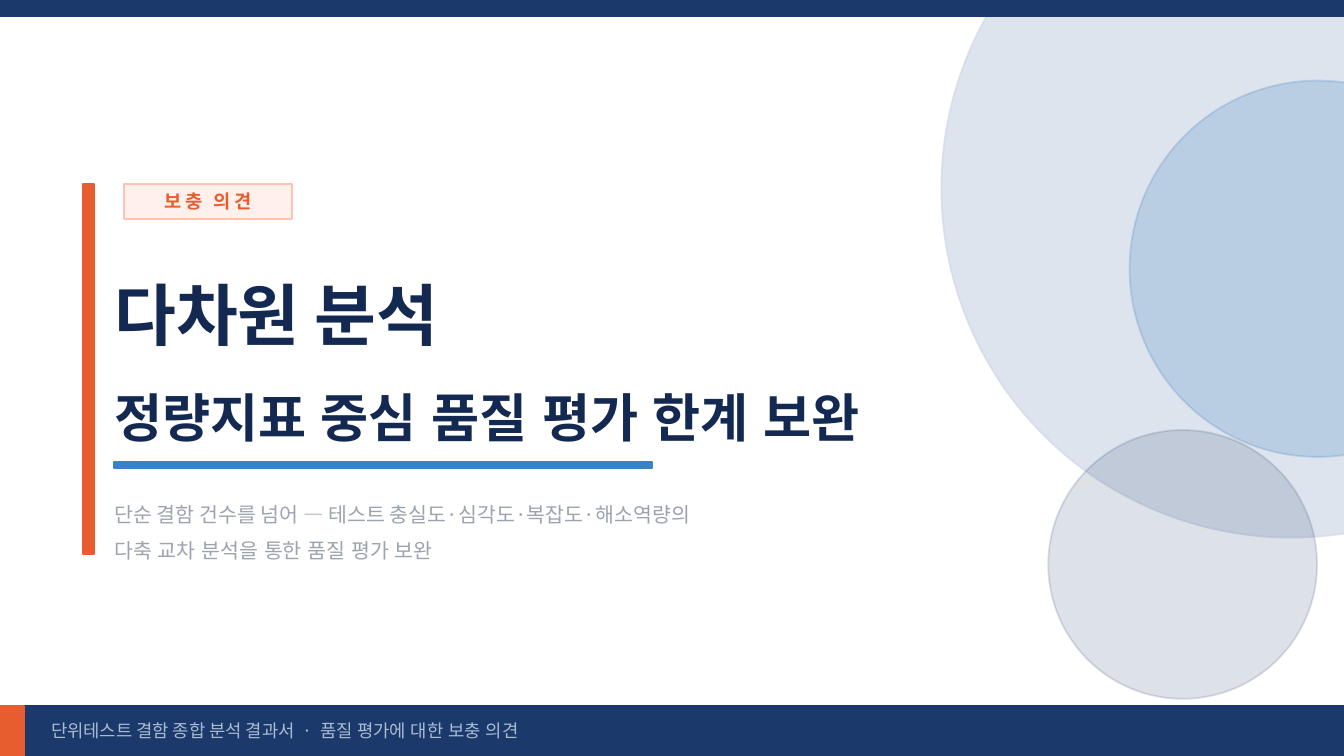
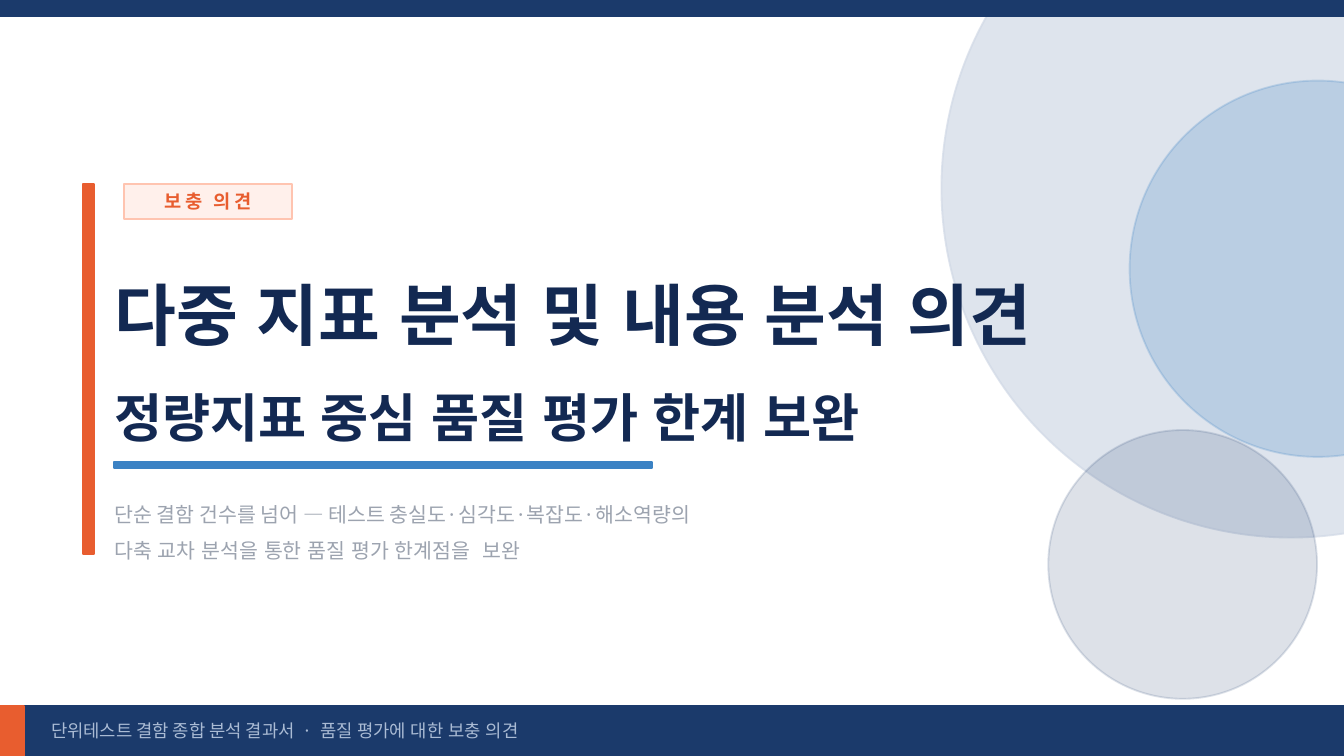
Before and after one commit to kechristal/iiac, a slide deck: slide 18 of 결함분석_종합보고서_최종.pptx. Drawn at 1344x756 pixels with LibreOffice and Linux fonts; fonts in the diff are those of the drawing. Boxes give left, top, right and bottom in pixels: in the first picture for what was removed or moved away, otherwise in the second. Text is boxed around its words. In the diff, an @@ line names an element or a change of style, - is before the commit and + after.

```diff
--- a/결함분석_종합보고서_최종.pptx
+++ b/결함분석_종합보고서_최종.pptx
@@ text at bbox=[114, 283, 1031, 346]: text changed @@
-다차원 분석
+다중 지표 분석 및 내용 분석 의견
@@ text at bbox=[114, 541, 520, 560]: text changed @@
-다축 교차 분석을 통한 품질 평가 보완
+다축 교차 분석을 통한 품질 평가 한계점을 보완
```
Also in this commit, not shown: 2 other slides changed, 6 slides added, 1 other file.
